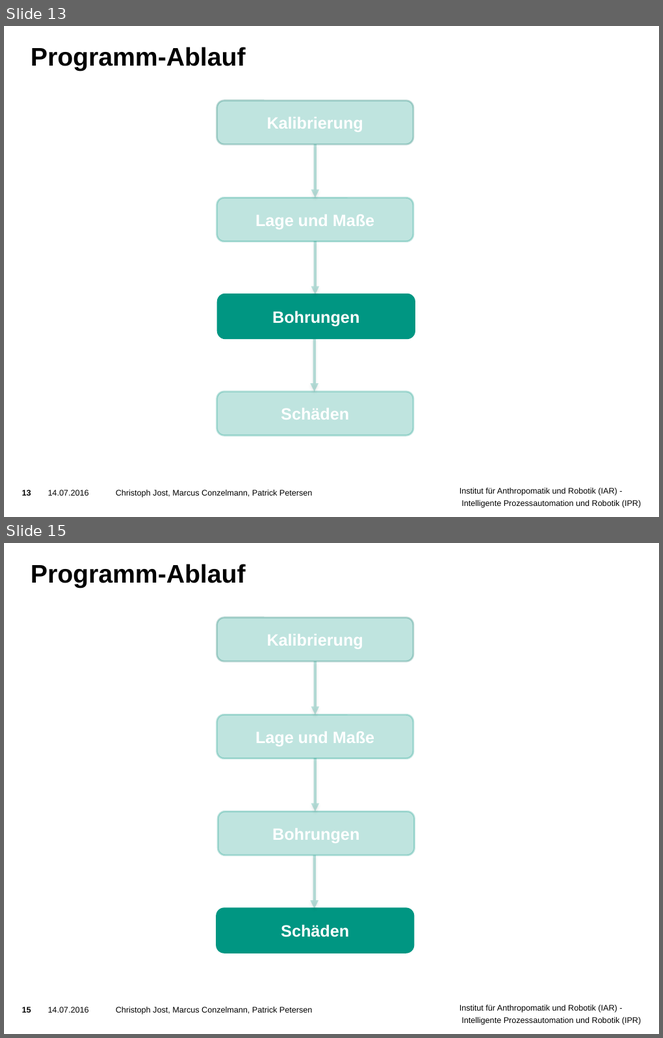
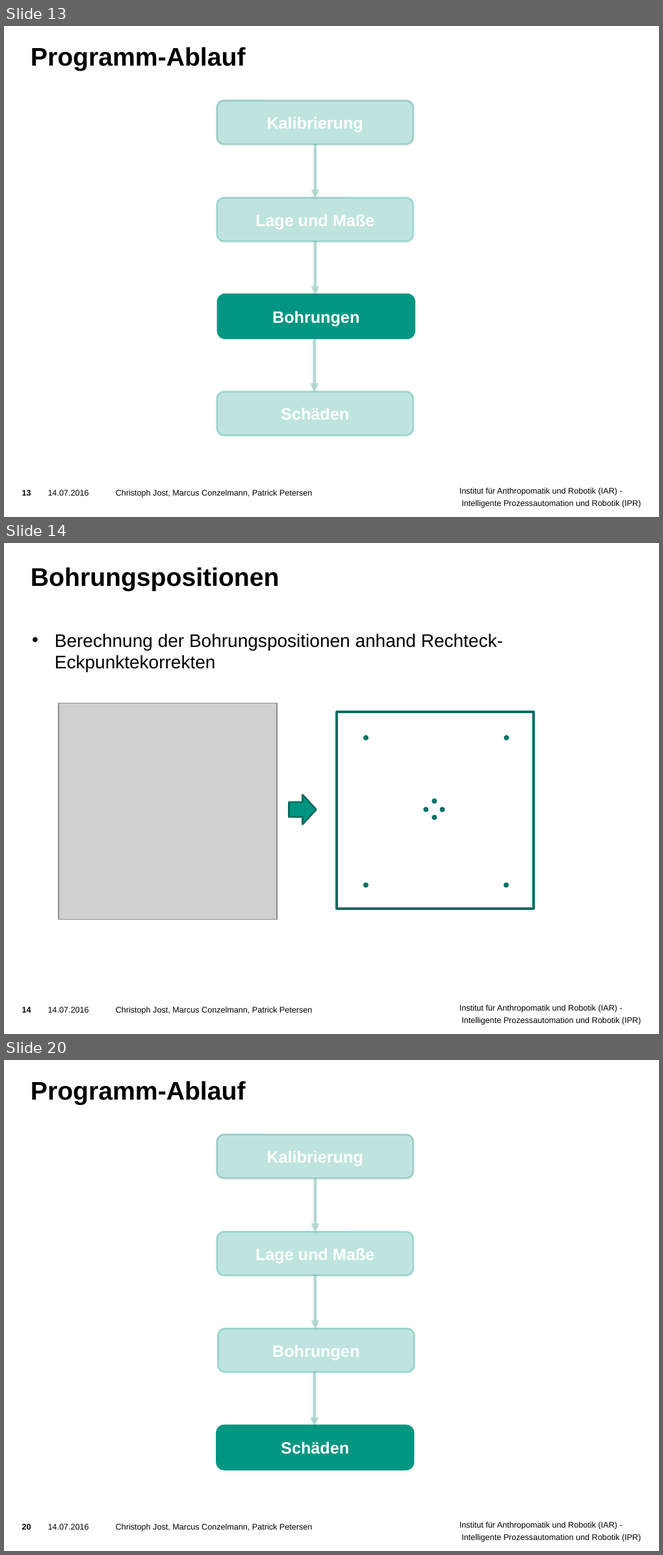
Before and after one commit to ThePrimus/VisualInspection, a slide deck: Praesentation/Vorlage Präsentation.pptx. Shown one above the other, each under a label of ours: slides 13 and 15 before the commit, slides 13, 14 and 20 after it; the slides between them are not shown. The pictures are 663x1038 and 663x1555 pixels, drawn with LibreOffice and Linux fonts; fonts in the diff are those of the drawing; grey boxes stand for pictures; background and template pictures are left out. Boxes give left, top, right and bottom in pixels: in the first picture for what was removed or moved away, otherwise in the second. Text is boxed around its words. In the diff, an @@ line names an element or a change of style, - is before the commit and + after.

```diff
--- a/Praesentation/Vorlage Präsentation.pptx
+++ b/Praesentation/Vorlage Präsentation.pptx
@@ slide 14 added at (4, 543, 659, 1034), background picture (left out); not listed: 3 template elements that a slide beside it also shows @@
@@ title added at (31, 567, 280, 591), 28 pt, text #000000, bold @@
+Bohrungspositionen
@@ text added at (55, 633, 503, 672), 20 pt, text #000000 @@
+• Berechnung der Bohrungspositionen anhand Rechteck-Eckpunktekorrekten
@@ picture added at (59, 703, 276, 920) @@
@@ rectangle added at (337, 712, 533, 908), outline #006F60 3 pt @@
@@ ellipse added at (364, 736, 367, 739), fill #009682, outline #006F60 2 pt @@
@@ ellipse added at (505, 736, 508, 739), fill #009682, outline #006F60 2 pt @@
@@ right arrow added at (289, 795, 317, 824), fill #009682, outline #006F60 2 pt @@
@@ ellipse added at (425, 808, 428, 811), fill #009682, outline #006F60 2 pt @@
@@ ellipse added at (433, 800, 436, 803), fill #009682, outline #006F60 2 pt @@
@@ ellipse added at (441, 808, 444, 811), fill #009682, outline #006F60 2 pt @@
@@ ellipse added at (433, 816, 436, 819), fill #009682, outline #006F60 2 pt @@
@@ ellipse added at (364, 884, 367, 887), fill #009682, outline #006F60 2 pt @@
@@ ellipse added at (504, 884, 508, 887), fill #009682, outline #006F60 2 pt @@
@@ what was slide 15 is now slide 20 @@
@@ page number at (22, 1524, 31, 1530): text changed @@
-15
+20
```
Also in this commit, not shown: 5 other slides added, 1 slide removed.
